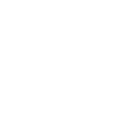
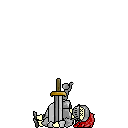
Layers edited between the first and the second 128×128 image:
showed group "Dying" (4 layers) over (x1=33, y1=78, x2=95, y2=128)
showed "1" (1st of 4, in "Dying"), painted on it over (x1=33, y1=78, x2=95, y2=128)
showed group "Attacking" (21 layers) over (x1=33, y1=78, x2=95, y2=128)
showed group "Alerted" (8 layers) over (x1=33, y1=78, x2=95, y2=128)
